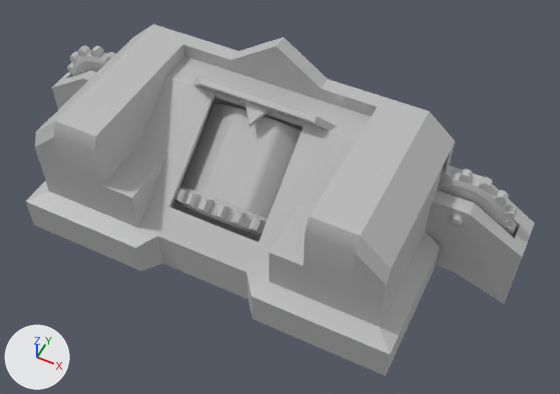
The FBX model TruthAboutAda/Assets/Models/MM_GPE_Panel.fbx as it was, and as the next commit left it.
Before and after are seen from a 50 mm camera at (0.0257, -0.0471, 0.0605) aimed at (0.0034, -0.0024, 0.0047). Every picture has the same lights, and +X, +Y and +Z are marked at lower left. Where no turn or scale is listed for an object, it has been applied to the vertices. Vertices at the same position are counted once.

Before the edit, the objects in view are built like this:
```python
me_mesh_001 = bpy.data.meshes.new('Mesh.001')
me_mesh_001.from_pydata(...)  # 360 vertices, 360 faces; spans x -0.00491..0.00491, y -0.0007..0.0007, z -0.00494..0.00494
me_mesh_001.materials.append(mat_lambert3)  # grey #bcbcbc
me_mesh_002 = bpy.data.meshes.new('Mesh.002')
me_mesh_002.from_pydata(...)  # 335 vertices, 306 faces; spans x -0.0262..0.0262, y -0.0132..0.0051, z -0.0026..0.0174
me_mesh_002.materials.append(mat_lambert1)  # grey #bcbcbc
# before: 104 (-0.0262, 0.0007, -0.0026), 105 (-0.0262, 0.0007, 0.0011), 108 (-0.0262, 0.0007, 0.0049) at pixel (51, 87), 149 (-0.025, 0.0005, -0.002), 150 (-0.025, 0.0005, 0.0018)
# before: 151 (-0.025, 0.0005, 0.0056) at pixel (58, 85)
# before: 295 (0.025, 0.0005, -0.002) at pixel (493, 297), 296 (0.025, 0.0005, 0.0018) at pixel (501, 273), 297 (0.0262, 0.0007, 0.0011) at pixel (512, 281), 298 (0.0262, 0.0007, -0.0026) at pixel (504, 304), 301 (0.025, 0.0005, 0.0056) at pixel (510, 248)
# before: 302 (0.0262, 0.0007, 0.0049) at pixel (522, 257)
me_mesh_004 = bpy.data.meshes.new('Mesh.004')
me_mesh_004.from_pydata(...)  # 272 vertices, 270 faces; spans x -0.00058..0.00058, y -0.00464..0.00059, z -0.00058..0.00059
me_mesh_004.materials.append(mat_lambert3)  # grey #bcbcbc
ob_body1 = bpy.data.objects.new('body1', me_mesh_002)
ob_body1.location = (0.0, 0.0, 0.0)
ob_bolt1 = bpy.data.objects.new('bolt1', me_mesh_004)
ob_bolt1.location = (0.01981, 0.00432, 0.00737)
ob_cog1 = bpy.data.objects.new('cog1', me_mesh_001)
ob_cog1.location = (-0.01981, 0.00259, 0.00596)
# also in view: 'cog2' at (0.0198, 0.0026, 0.006); 'indicator' at (0.0, -0.0004, 0.0131); 'cylinder_main' at (0.0, -0.0004, 0.0028)
```
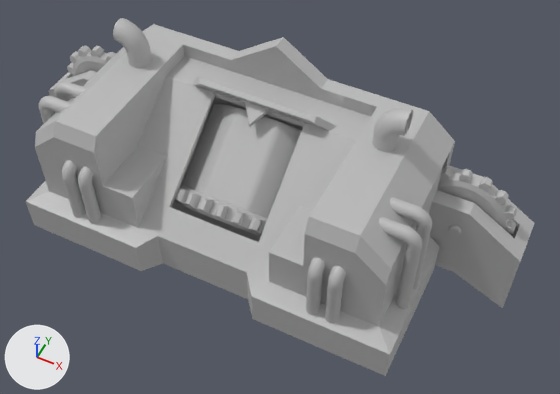
Changed parts and their boxes [x1, y1, x2, y2] in the pictures (560 x 394 px; the box of a moved part takes in the faces that stretch with it):
'pipes_r', added
    after: [306, 108, 432, 323]
'pipes_l', added
    after: [39, 18, 152, 224]
'bolt1', deleted
    before: [450, 215, 463, 226]
part 1 of me_mesh_002, moved or reshaped
    before: [52, 71, 90, 110]
    after: [49, 71, 90, 113]
part 2 of me_mesh_002, moved or reshaped
    before: [454, 203, 525, 304]
    after: [454, 203, 525, 308]

What the commit changed:
me_mesh_002 has 335 vertices, 306 faces and spans x -0.0262..0.0262, y -0.0132..0.0051, z -0.0026..0.0174.
me_mesh_002 is used by ob_body1; location (0.0, 0.0, 0.0).
Part 1, on me_mesh_002:
Vertices 104, 105, 108 of me_mesh_002 move by (0.0, -0.0006, 0.0).
Vertices 149, 150, 151 of me_mesh_002 move by (0.0, -0.0005, 0.0).
Part 2, on me_mesh_002:
Vertices 297, 298, 302 of me_mesh_002 move by (0.0, -0.0006, 0.0).
Vertices 295, 296, 301 of me_mesh_002 move by (0.0, -0.0005, 0.0).
Mesh me_mesh_007 is new.
It has 745 vertices, 810 faces and spans x -0.004..0.004, y -0.0067..0.0067, z -0.0091..0.0091.
It uses material mat_lambert1 (grey #bcbcbc).
Mesh me_mesh_008 is new.
It has 745 vertices, 810 faces and spans x -0.004..0.004, y -0.0067..0.0067, z -0.0091..0.0091.
It uses material mat_lambert1 (grey #bcbcbc).
Object 'bolt1' (ob_bolt1) is deleted.
Object 'pipes_l' (ob_pipes_l) is new; it shows me_mesh_007.
Its location is (-0.0148, -0.00603, 0.00915).
Object 'pipes_r' (ob_pipes_r) is new; it shows me_mesh_008.
Its location is (0.0148, -0.00603, 0.00915).
